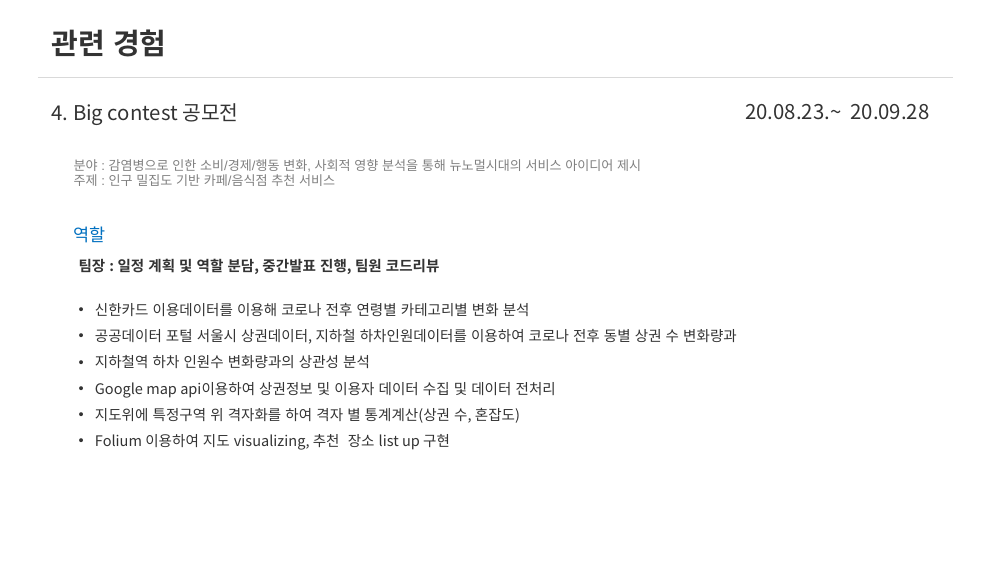
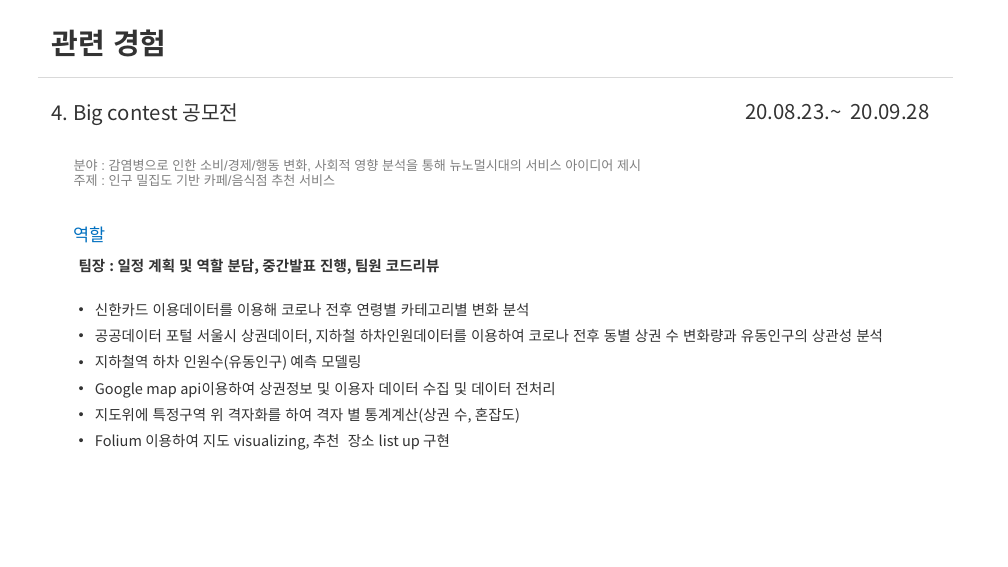
Before and after one commit to Changyoon-Lee/portfolio, a slide deck: slide 12 of 포트폴리오.pptx. Drawn at 1008x567 pixels with LibreOffice and Linux fonts; fonts in the diff are those of the drawing. Boxes give left, top, right and bottom in pixels: in the first picture for what was removed or moved away, otherwise in the second. Text is boxed around its words. In the diff, an @@ line names an element or a change of style, - is before the commit and + after.

Commit message:
업데이트

```diff
--- a/포트폴리오.pptx
+++ b/포트폴리오.pptx
@@ text at bbox=[95, 329, 883, 370]: text changed @@
-• 공공데이터 포털 서울시 상권데이터, 지하철 하차인원데이터를 이용하여 코로나 전후 동별 상권 수 변화량과
-• 지하철역 하차 인원수 변화량과의 상관성 분석
+• 공공데이터 포털 서울시 상권데이터, 지하철 하차인원데이터를 이용하여 코로나 전후 동별 상권 수 변화량과 유동인구의 상관성 분석
+• 지하철역 하차 인원수(유동인구) 예측 모델링
```
Also in this commit, not shown: 18 other slides changed, 3 other files.
